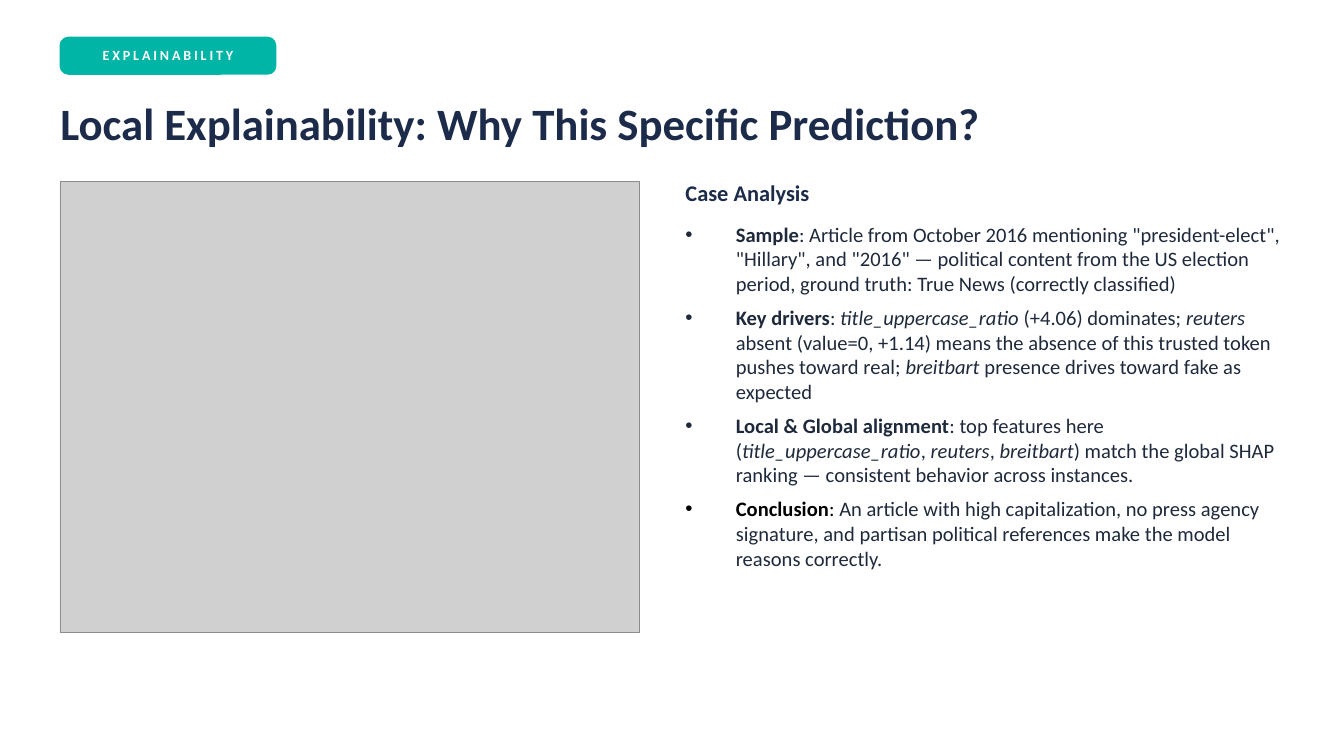
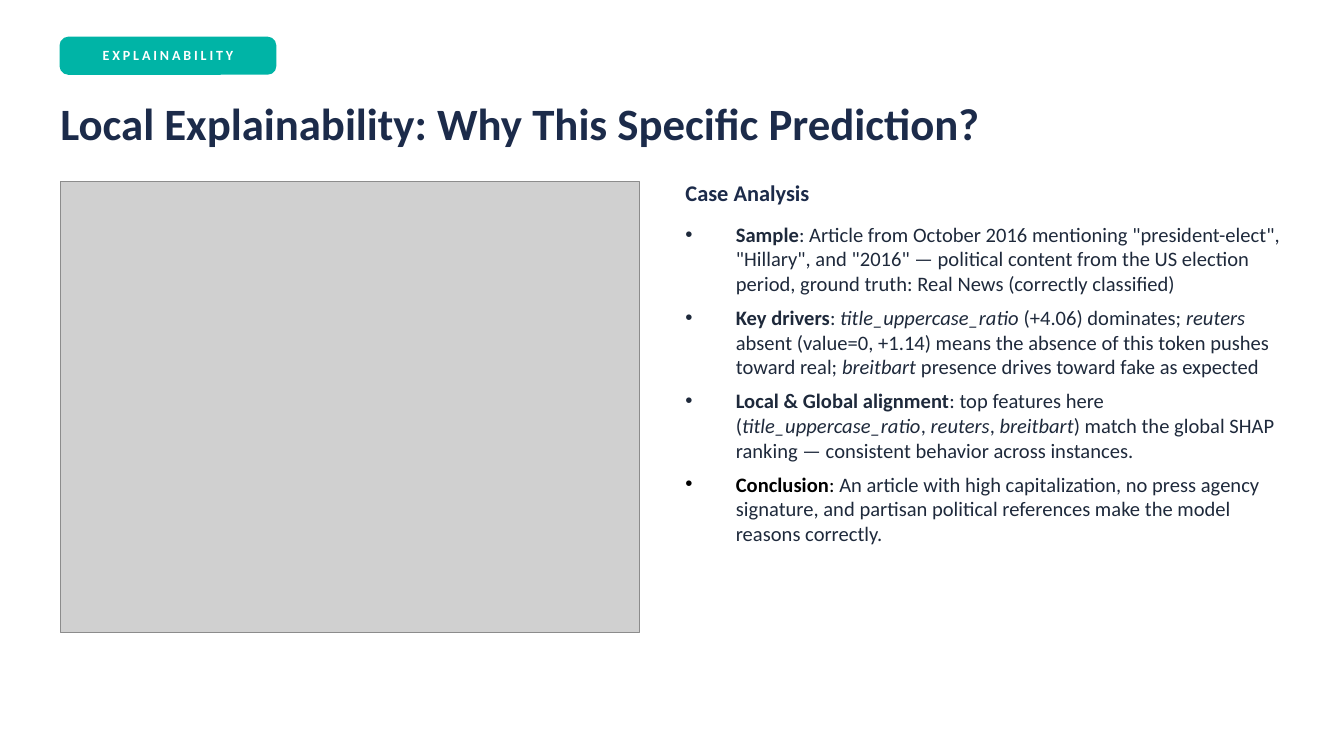
Before and after one commit to jackomazi/data-mining-and-machine-learning-project, a slide deck: slide 12 of project_presentation.pptx. Drawn at 1344x756 pixels with LibreOffice and Linux fonts; fonts in the diff are those of the drawing; grey boxes stand for pictures. Boxes give left, top, right and bottom in pixels: in the first picture for what was removed or moved away, otherwise in the second. Text is boxed around its words. In the diff, an @@ line names an element or a change of style, - is before the commit and + after.

Commit message:
Update presentation

```diff
--- a/project_presentation.pptx
+++ b/project_presentation.pptx
@@ text at bbox=[736, 227, 1279, 378]: text changed @@
-• Sample: Article from October 2016 mentioning "president-elect", "Hillary", and "2016" — political content from the US election period, ground truth: True News (correctly classified)
-• Key drivers: title_uppercase_ratio (+4.06) dominates; reuters absent (value=0, +1.14) means the absence of this trusted token pushes toward real; breitbart presence drives toward fake as expected
+• Sample: Article from October 2016 mentioning "president-elect", "Hillary", and "2016" — political content from the US election period, ground truth: Real News (correctly classified)
+• Key drivers: title_uppercase_ratio (+4.06) dominates; reuters absent (value=0, +1.14) means the absence of this token pushes toward real; breitbart presence drives toward fake as expected
```
Also in this commit, not shown: 5 other slides changed, 2 other files.
